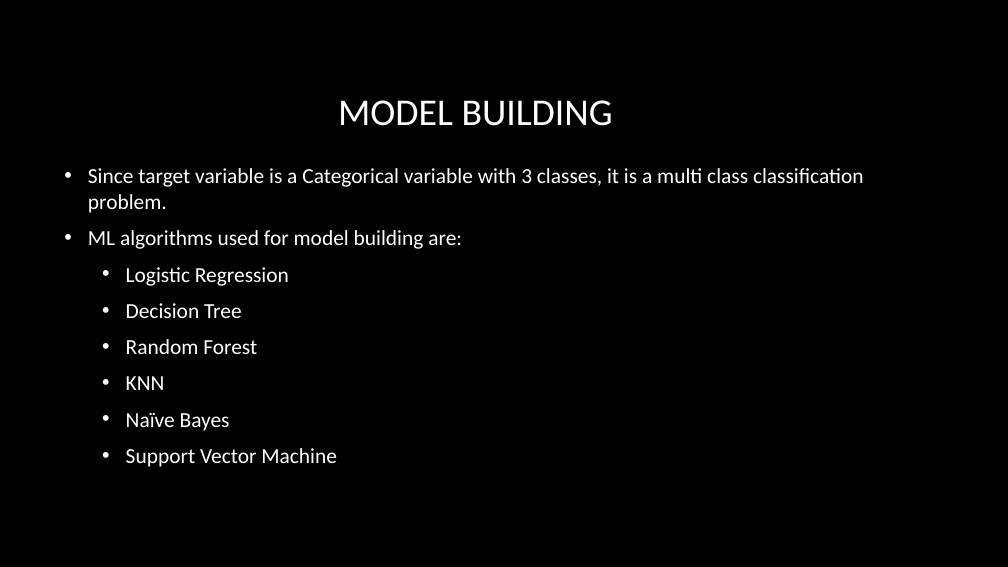
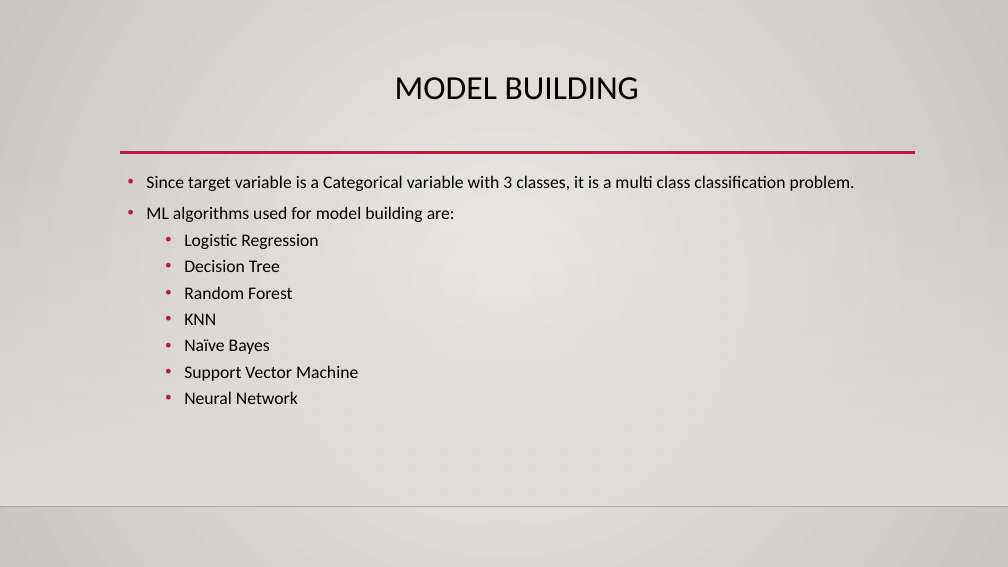
Before and after one commit to rajgupta-github/MachineLearning-with-Python, a slide deck: slide 9 of projects/IrisDataSetClassifier/MLIntermediate Project - Iris Classifier.pptx (slide 8 before the commit). Drawn at 1008x567 pixels with LibreOffice and Linux fonts; fonts in the diff are those of the drawing; background and template pictures are left out. Boxes give left, top, right and bottom in pixels: in the first picture for what was removed or moved away, otherwise in the second. Text is boxed around its words. In the diff, an @@ line names an element or a change of style, - is before the commit and + after.

```diff
--- a/projects/IrisDataSetClassifier/MLIntermediate Project - Iris Classifier.pptx
+++ b/projects/IrisDataSetClassifier/MLIntermediate Project - Iris Classifier.pptx
@@ background picture (left out) to gradient #ECEAE7 to #CAC7C1 @@
@@ title "MODEL BUILDING": place and size @@
-title "MODEL BUILDING" at box(338, 100, 613, 126)
+title "MODEL BUILDING" at box(395, 77, 639, 100)
@@ title "MODEL BUILDING" at box(395, 77, 639, 100): size 36 to 32 pt, text colour #FFFFFF to #000000; line spacing 1 to 0.9; vertical alignment middle to top @@
@@ rectangle added at box(0, 167, 1008, 507), fill gradient #DFDBD5 @@
@@ text "Since target variable is a ...": place and size @@
-text "Since target variable is a ..." at box(88, 168, 864, 467)
+text "Since target variable is a ..." at box(146, 175, 855, 404)
@@ text "Since target variable is a ..." at box(146, 175, 855, 404): vertical alignment middle to top @@
@@ line added from (120, 153) to (915, 153), #B71E42 2.5 pt @@
@@ text at box(146, 175, 855, 381): size 20.4 to 16.8 pt, text colour #FFFFFF to #000000; indent changed; bullet colour #FFFFFF to #B71E42; less space between paragraphs @@
@@ text at box(184, 391, 298, 404): paragraph added @@
+  • Neural Network
@@ line added from (0, 507) to (1008, 507), #000001 1 pt @@
```
Also in this commit, not shown: 9 other slides changed, 6 slides added, 5 slides removed, 6 other files.
